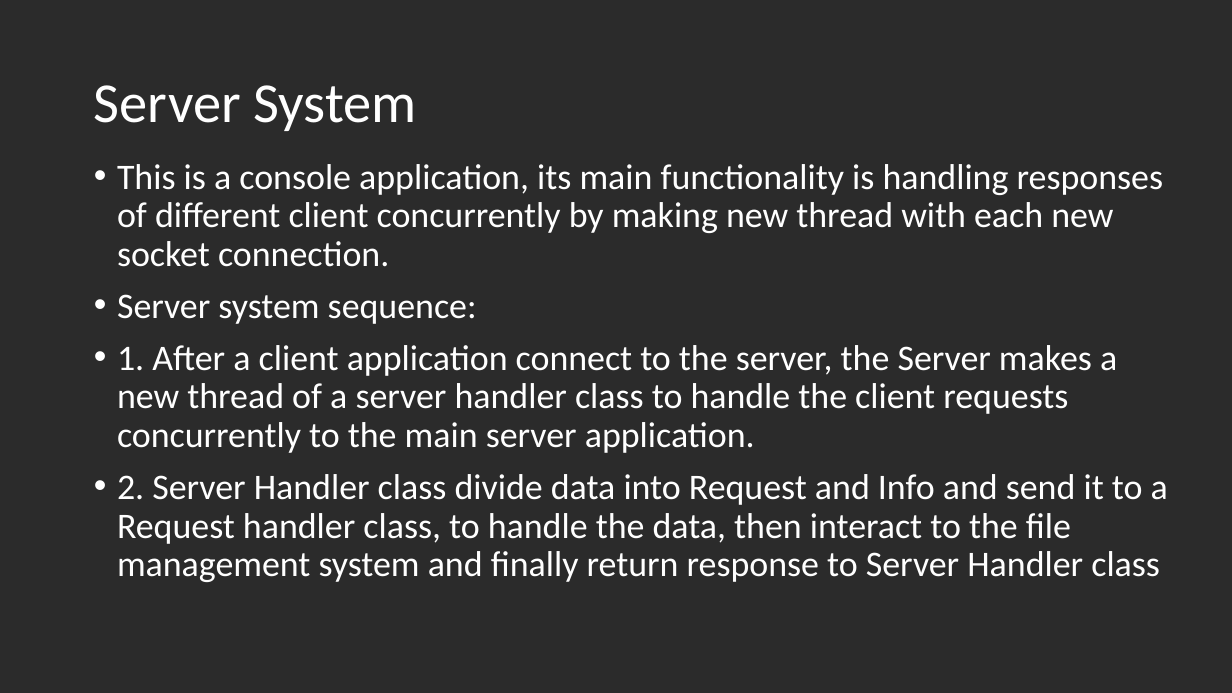
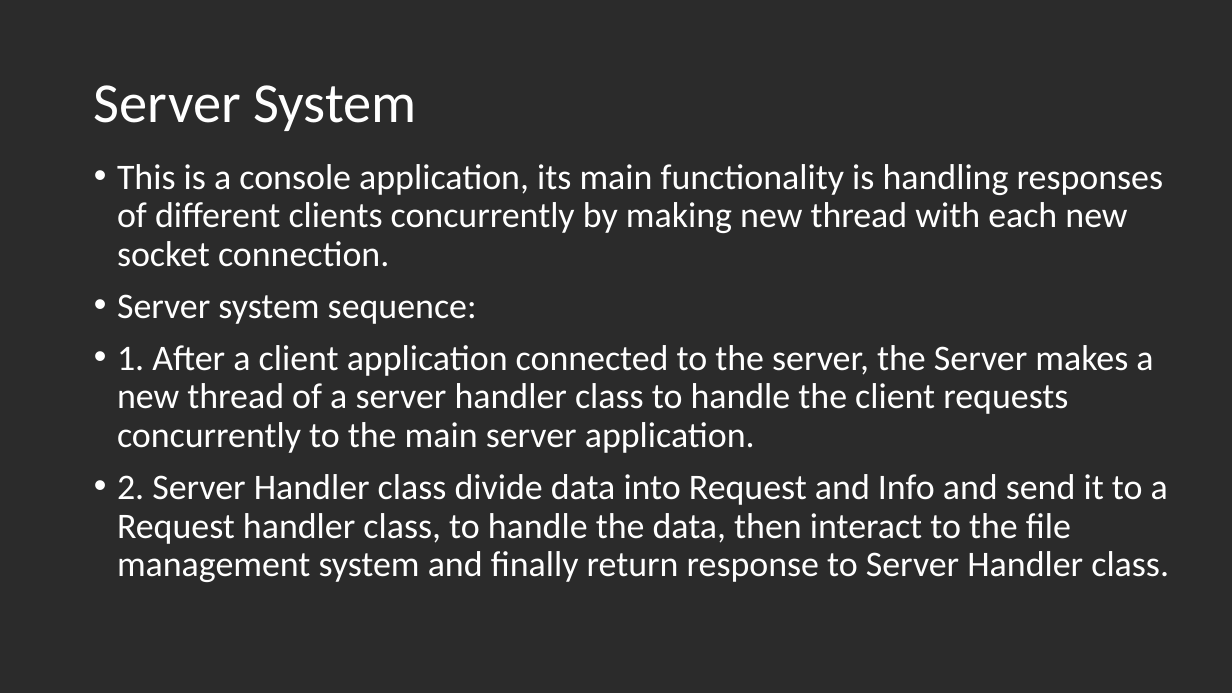
Before and after one commit to AhmedMohammed120/ITIDA_Batch_3_Final_Project, a slide deck: slide 8 of Project Presentation/Bank System Project.pptx. Drawn at 1232x693 pixels with LibreOffice and Linux fonts; fonts in the diff are those of the drawing; background and template pictures are left out; a plain dark background stands for a picture behind light text. Boxes give left, top, right and bottom in pixels: in the first picture for what was removed or moved away, otherwise in the second. Text is boxed around its words. In the diff, an @@ line names an element or a change of style, - is before the commit and + after.

```diff
--- a/Project Presentation/Bank System Project.pptx
+++ b/Project Presentation/Bank System Project.pptx
@@ text at bbox=[117, 164, 1163, 267]: text changed @@
-• This is a console application, its main functionality is handling responses of different client concurrently by making new thread with each new socket connection.
+• This is a console application, its main functionality is handling responses of different clients concurrently by making new thread with each new socket connection.
@@ text at bbox=[117, 345, 1169, 582]: text changed @@
-• 1. After a client application connect to the server, the Server makes a new thread of a server handler class to handle the client requests concurrently to the main server application.
-• 2. Server Handler class divide data into Request and Info and send it to a Request handler class, to handle the data, then interact to the file management system and finally return response to Server Handler class
+• 1. After a client application connected to the server, the Server makes a new thread of a server handler class to handle the client requests concurrently to the main server application.
+• 2. Server Handler class divide data into Request and Info and send it to a Request handler class, to handle the data, then interact to the file management system and finally return response to Server Handler class.
```
Also in this commit, not shown: 4 other slides changed.
